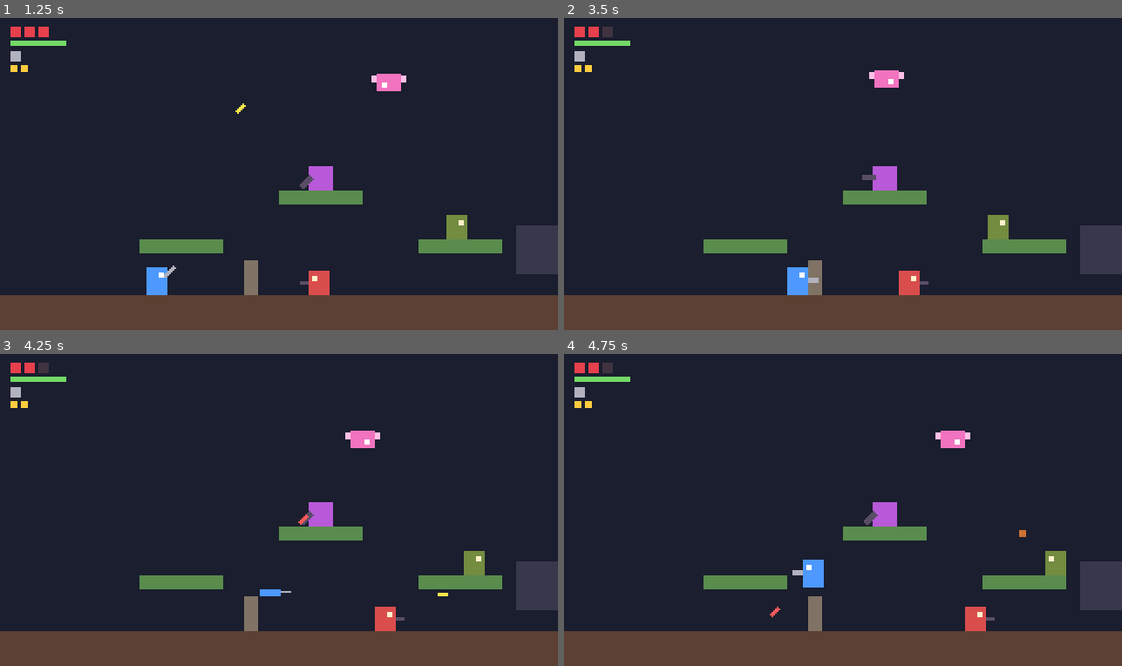
Above: before the commit, frames 1-4 (two rows, left to right).
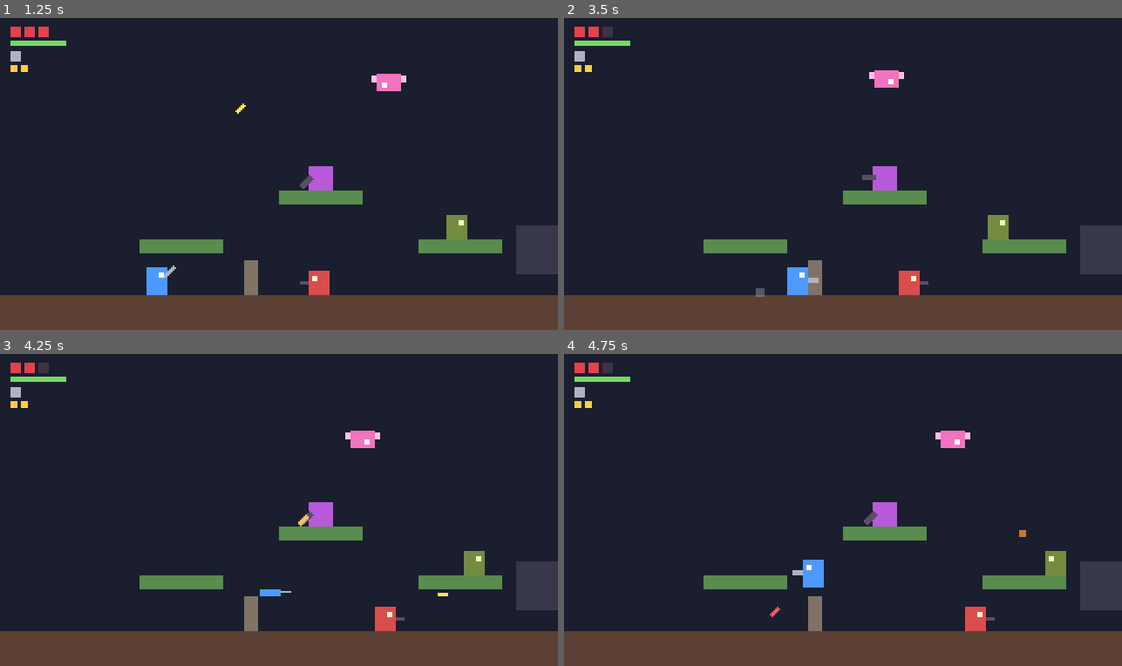
Above: after the commit, the same moments.

Repository: larrycxcx/zonebreaker-public
Game: Godot game, scene res://scenes/main.tscn
Two runs of this game, one before a commit and one after it. Both use one fixed random seed, a clock stepped at 60 frames per second and the inputs below. Sound files missing from this copy of the repository are replaced by a short silence.
Inputs (mouse positions are in pixels of both pictures, inside the frame that each line leads up to):
- Up to frame 1 (1.25 s): tap Enter at 0.5 s; move the mouse to (401, 158) at 0.52 s; hold D (move_right) from 0.53 s (still down); hold W (aim_up) from 0.53 s (still down); click (401, 158) at 0.67 s; tap Space (jump) at 0.77 s; tap J (shoot) at 0.8 s
- Up to frame 2 (3.5 s): move the mouse to (731, 189) at 1.27 s; release W (aim_up) at 1.28 s; tap J (shoot) at 1.35, 2.3 s; click (731, 189) at 1.42 s; tap Space (jump) at 1.52, 3.02 s; tap W (aim_up) at 1.55, 2.85 s; move the mouse to (898, 105) at 2.02 s; release D (move_right) at 2.03 s; hold A (move_left) 2.03-2.78 s; hold S (aim_down) 2.03-2.78 s; click (898, 105) at 2.17 s; move the mouse to (815, 236) at 2.77 s; hold D (move_right) from 2.78 s (still down); click (815, 236) at 2.92 s
- Up to frame 3 (4.25 s): keep holding D (move_right); move the mouse to (446, 556) at 3.52 s; hold Ctrl (crouch) from 3.53 s (still down); click (446, 556) at 3.67 s; tap Space (jump) at 3.77 s; tap J (shoot) at 3.8 s
- Up to frame 4 (4.75 s): move the mouse to (675, 463) at 4.27 s; release D (move_right) at 4.28 s; release Ctrl (crouch) at 4.28 s; hold A (move_left) from 4.28 s (still down); tap J (shoot) at 4.35 s; click (675, 463) at 4.42 s; tap Space (jump) at 4.52 s; tap W (aim_up) at 4.55 s

Frame 1 is identical in both runs. In frame 2, less than 0.1% of the frame differs, in the area x 34-36%, y 86-90%; in frame 3, less than 0.1%; in frame 4, nothing differs.

Commit message:
Add hit sparks and muzzle flashes (step 3)
An Fx node in the level listens to the same event bus the sounds use and
spawns short-lived placeholder effects: a flash at the muzzle along the
shot direction, a spark on whoever was hit, and a spark where a bullet
hits terrain. Gameplay code reports events only - it has no effect code
in it, and deleting the Fx node leaves the game running as before.

Shooters now record last_muzzle_position / last_shot_direction so the
flash can be placed without the effect layer knowing about weapons.

Co-Authored-By: Claude Opus 5 <noreply@anthropic.com>

Diff:
--- /dev/null
+++ b/scenes/hit_spark.tscn
@@ -0,0 +1,14 @@
+[gd_scene format=3]
+
+[ext_resource type="Script" path="res://scripts/spark.gd" id="1"]
+
+[node name="HitSpark" type="Node2D"]
+script = ExtResource("1")
+duration = 0.12
+grow = 2.2
+
+[node name="ColorRect" type="ColorRect" parent="."]
+offset_right = 4.0
+offset_bottom = 4.0
+mouse_filter = 2
+color = Color(1, 0.95, 0.6, 1)
--- /dev/null
+++ b/scenes/impact_spark.tscn
@@ -0,0 +1,14 @@
+[gd_scene format=3]
+
+[ext_resource type="Script" path="res://scripts/spark.gd" id="1"]
+
+[node name="ImpactSpark" type="Node2D"]
+script = ExtResource("1")
+duration = 0.1
+grow = 1.8
+
+[node name="ColorRect" type="ColorRect" parent="."]
+offset_right = 3.0
+offset_bottom = 3.0
+mouse_filter = 2
+color = Color(0.85, 0.85, 0.9, 0.9)
--- a/scenes/main.tscn
+++ b/scenes/main.tscn
@@ -12,6 +12,10 @@
 [ext_resource type="PackedScene" path="res://scenes/enemy_flyer.tscn" id="10"]
 [ext_resource type="PackedScene" path="res://scenes/boss_a.tscn" id="11"]
 [ext_resource type="PackedScene" path="res://scenes/enemy_walker_f.tscn" id="12"]
+[ext_resource type="Script" path="res://scripts/fx.gd" id="13"]
+[ext_resource type="PackedScene" path="res://scenes/muzzle_flash.tscn" id="14"]
+[ext_resource type="PackedScene" path="res://scenes/hit_spark.tscn" id="15"]
+[ext_resource type="PackedScene" path="res://scenes/impact_spark.tscn" id="16"]
 
 [node name="Main" type="Node2D"]
 script = ExtResource("3")
@@ -117,6 +121,12 @@
 position = Vector2(550, 144)
 high_ground = NodePath("../../Level/BossPlatform")
 
+[node name="Fx" type="Node2D" parent="."]
+script = ExtResource("13")
+muzzle_flash_scene = ExtResource("14")
+hit_spark_scene = ExtResource("15")
+impact_spark_scene = ExtResource("16")
+
 [node name="Player" parent="." instance=ExtResource("2")]
 position = Vector2(32, 152)
 
--- /dev/null
+++ b/scenes/muzzle_flash.tscn
@@ -0,0 +1,14 @@
+[gd_scene format=3]
+
+[ext_resource type="Script" path="res://scripts/spark.gd" id="1"]
+
+[node name="MuzzleFlash" type="Node2D"]
+script = ExtResource("1")
+duration = 0.06
+grow = 1.4
+
+[node name="ColorRect" type="ColorRect" parent="."]
+offset_right = 6.0
+offset_bottom = 3.0
+mouse_filter = 2
+color = Color(1, 0.9, 0.45, 1)
--- a/scripts/enemy.gd
+++ b/scripts/enemy.gd
@@ -63,8 +63,9 @@
 var health := 0
 var is_prone := false
 var aim := Aim.LEVEL
-## 最近一颗子弹的方向（测试和以后的枪口闪光可以读）。
+## 最近一颗子弹的方向和出膛点（测试和枪口闪光读它，见 fx.gd）。
 var last_shot_direction := Vector2.ZERO
+var last_muzzle_position := Vector2.ZERO
 ## 面朝方向，同时决定子弹飞行方向：-1 向左，1 向右。
 var facing := -1
 
@@ -233,8 +234,9 @@
 	var bullet := bullet_scene.instantiate() as Bullet
 	bullet.direction = _burst_direction
 	last_shot_direction = bullet.direction
+	last_muzzle_position = _muzzle_position()
 	get_parent().add_child(bullet)
-	bullet.global_position = _muzzle_position()
+	bullet.global_position = last_muzzle_position
 	shot_fired.emit()
 	GameEvents.report(shoot_event, self)
 
--- /dev/null
+++ b/scripts/fx.gd
@@ -0,0 +1,61 @@
+class_name Fx
+extends Node2D
+## 特效层：听 `GameEvents`，在对应位置生成短命的占位特效。
+##
+## 玩法代码一行都不用改——它只管报告「发生了什么」（开枪、打中、撞墙），
+## 由这里决定画什么、画在哪。特效场景在关卡里用导出属性指定，第 4 步换素材包时整套替换。
+## 特效都是纯显示的 Node2D，没有碰撞，挂在自己下面，关卡一卸载就跟着没了。
+
+## 开枪时在枪口闪一下。
+@export var muzzle_flash_scene: PackedScene
+## 子弹打中角色（玩家或敌人）时的火花。
+@export var hit_spark_scene: PackedScene
+## 子弹打在墙、地面这种实心物体上时的火花。
+@export var impact_spark_scene: PackedScene
+
+## 哪些事件算「开了一枪」。各角色开枪报告的事件名在场景里设置（`Enemy.shoot_event`），
+## 加新敌人时这里要一起加；`test_fx.gd` 会检查关卡里每个敌人的 shoot_event 都在这张表里。
+const SHOOT_EVENTS: Array[StringName] = [&"player_shoot", &"enemy_shoot", &"turret_shoot", &"flyer_shoot"]
+## 这些事件表示「有人挨打了」，在被打的那个身上画火花。
+const HIT_EVENTS: Array[StringName] = [&"enemy_hit", &"player_hurt"]
+
+
+func _ready() -> void:
+	GameEvents.event_happened.connect(_on_event)
+
+
+func _on_event(event: StringName, source: Node) -> void:
+	if source == null or not is_instance_valid(source):
+		return
+	if SHOOT_EVENTS.has(event):
+		_flash_muzzle(source)
+	elif HIT_EVENTS.has(event):
+		_spawn(hit_spark_scene, _body_center(source))
+	elif event == &"bullet_impact":
+		# 子弹撞到实心物体时报告，它自己的位置就是命中点。
+		_spawn(impact_spark_scene, (source as Node2D).global_position)
+
+
+## 枪口闪光：开枪的人自己记着这一枪从哪出膛、朝哪打（last_muzzle_position / last_shot_direction）。
+func _flash_muzzle(source: Node) -> void:
+	var position_: Vector2 = source.get(&"last_muzzle_position")
+	var direction: Vector2 = source.get(&"last_shot_direction")
+	var flash := _spawn(muzzle_flash_scene, position_)
+	if flash != null and direction != Vector2.ZERO:
+		flash.rotation = direction.angle()
+
+
+## 身体中心：玩家趴下时中心更低，有这个方法就用它。
+func _body_center(source: Node) -> Vector2:
+	if source.has_method("body_center"):
+		return source.call("body_center")
+	return (source as Node2D).global_position
+
+
+func _spawn(scene: PackedScene, position_: Vector2) -> Node2D:
+	if scene == null:
+		return null
+	var effect := scene.instantiate() as Node2D
+	add_child(effect)
+	effect.global_position = position_
+	return effect
--- a/scripts/player.gd
+++ b/scripts/player.gd
@@ -81,6 +81,9 @@
 const DROP_THROUGH_SPEED := 40.0
 
 var facing := 1
+## 最近一枪的出膛点和方向（枪口闪光等特效读它，见 fx.gd）。
+var last_muzzle_position := Vector2.ZERO
+var last_shot_direction := Vector2.RIGHT
 var health := 0
 var is_crouching := false
 var is_sprinting := false
@@ -435,7 +438,9 @@
 ## 用当前武器朝 direction 开一次火（不看冷却；_handle_shoot 先检查过了，测试也直接调它）。
 ## 所有武器都从同一套枪口出膛（见 _muzzle_position）。
 func _shoot(direction: Vector2) -> void:
-	current_slot().fire(get_parent(), _muzzle_position(direction), direction, self)
+	last_muzzle_position = _muzzle_position(direction)
+	last_shot_direction = direction
+	current_slot().fire(get_parent(), last_muzzle_position, direction, self)
 
 
 ## 出膛点。水平和正上方还用 Visual 下的老 Marker（水平枪口趴下时跟着压低，是现有高度规则的一部分，第 4 步统一迁移）；
--- /dev/null
+++ b/scripts/spark.gd
@@ -0,0 +1,21 @@
+class_name Spark
+extends Node2D
+## 命中火花和枪口闪光的占位特效：一个小方块，胀大一点再淡出，然后自己消失。
+## 一个脚本几个场景（命中火花、撞墙火花、枪口闪光），差别只在场景里的尺寸、颜色和时长。
+## 纯显示，没有碰撞，不影响任何玩法判定。
+
+## 活多久（秒）。
+@export var duration := 0.12
+## 结束时放大到几倍。1 = 不变。
+@export var grow := 2.0
+
+@onready var _rect: ColorRect = $ColorRect
+
+
+func _ready() -> void:
+	_rect.pivot_offset = _rect.size / 2.0
+	_rect.position = -_rect.size / 2.0
+	var tween := create_tween().set_parallel()
+	tween.tween_property(_rect, "scale", Vector2.ONE * grow, duration)
+	tween.tween_property(_rect, "modulate:a", 0.0, duration)
+	tween.chain().tween_callback(queue_free)
--- a/tests/run_tests.gd
+++ b/tests/run_tests.gd
@@ -26,6 +26,7 @@
 	"boss": "res://tests/test_boss.gd",
 	"boss_a": "res://tests/test_boss_a.gd",
 	"visuals": "res://tests/test_visuals.gd",
+	"fx": "res://tests/test_fx.gd",
 	"audio": "res://tests/test_audio.gd",
 }
 
--- /dev/null
+++ b/tests/test_fx.gd
@@ -0,0 +1,177 @@
+extends GameTest
+## 特效层（`Fx`）：听事件总线，在开枪、命中、撞墙的位置生成短命的占位特效。
+## 特效只管显示——不能有碰撞、不能影响任何判定，而且要自己消失掉。
+
+func fx() -> Fx:
+	return main.get_node("Fx")
+
+
+func effects() -> Array:
+	return fx().get_children()
+
+
+## 等出现一个特效，返回它；超时返回 null。
+func wait_for_effect(limit := 60) -> Node2D:
+	for i in limit:
+		await frames(1)
+		if not effects().is_empty():
+			return effects()[0]
+	return null
+
+
+func test_level_has_an_fx_layer() -> void:
+	await reset_scene()
+	check("the level has an Fx node", fx() != null)
+	check("muzzle flash assigned", fx().muzzle_flash_scene != null)
+	check("hit spark assigned", fx().hit_spark_scene != null)
+	check("impact spark assigned", fx().impact_spark_scene != null)
+	check("starts empty", effects().is_empty())
+	# 特效是纯显示的：整棵树里不许有碰撞体，否则会挡子弹、挡人
+	# 循环变量要标类型：不标的话是 Variant，下面 := 推不出类型，整个脚本都编译不过（CLAUDE.md 里记过这个坑）
+	for scene: PackedScene in [fx().muzzle_flash_scene, fx().hit_spark_scene, fx().impact_spark_scene]:
+		var effect := scene.instantiate()
+		check("%s is purely visual (no collision anywhere)" % scene.resource_path.get_file(), not has_collision(effect))
+		effect.free()
+
+
+## 这棵树里有没有碰撞体。
+func has_collision(node: Node) -> bool:
+	if node is CollisionObject2D:
+		return true
+	return node.get_children().any(func(child): return has_collision(child))
+
+
+func test_every_enemy_shoot_event_makes_a_flash() -> void:
+	# 加了新敌人却忘了把它的 shoot_event 登记到 Fx.SHOOT_EVENTS 里，它开枪就不会有枪口闪光
+	await reset_scene(true)
+	for enemy in main.get_node("Enemies").get_children():
+		if enemy.bullet_scene == null:
+			continue # 不开枪的敌人（D、F）
+		check("%s's shoot event (%s) is listed in Fx" % [enemy.name, enemy.shoot_event],
+			Fx.SHOOT_EVENTS.has(enemy.shoot_event), str(Fx.SHOOT_EVENTS))
+
+
+func test_muzzle_flash_when_the_player_fires() -> void:
+	await reset_scene()
+	player.global_position = Vector2(200, 152)
+	player.velocity = Vector2.ZERO
+	await frames(10)
+	Input.action_press("shoot")
+	var flash := await wait_for_effect()
+	Input.action_release("shoot")
+	check("firing makes a muzzle flash", flash != null)
+	if flash == null:
+		return
+	check("at the muzzle", flash.global_position.distance_to(player.last_muzzle_position) < 1.0,
+		"%s vs %s" % [flash.global_position, player.last_muzzle_position])
+	check("turned along the shot", is_equal_approx(flash.rotation, player.last_shot_direction.angle()),
+		"%.2f vs %.2f" % [flash.rotation, player.last_shot_direction.angle()])
+
+
+func test_flash_follows_the_aim() -> void:
+	await reset_scene()
+	player.global_position = Vector2(200, 152)
+	player.velocity = Vector2.ZERO
+	await frames(10)
+	Input.action_press("aim_up")
+	await frames(2)
+	Input.action_press("shoot")
+	var flash := await wait_for_effect()
+	release_all_input()
+	check("aiming up: flash points up", flash != null and is_equal_approx(flash.rotation, Vector2.UP.angle()),
+		"%.2f" % (flash.rotation if flash != null else 0.0))
+
+
+func test_impact_spark_where_a_bullet_hits_a_wall() -> void:
+	await reset_scene(false, true)
+	var wall := add_wall(300, 30)
+	player.global_position = Vector2(260, 152)
+	player.velocity = Vector2.ZERO
+	player.facing = 1
+	await frames(10)
+	player._shoot(Vector2.RIGHT)
+	var hit: Node2D = null
+	for i in 40:
+		await frames(1)
+		# 枪口闪光在玩家身上，命中火花在墙那边：按 x 挑出后者
+		for effect in effects():
+			if effect.global_position.x > wall.position.x - 6.0:
+				hit = effect
+				break
+		if hit != null:
+			break
+	check("a bullet hitting a wall makes a spark", hit != null)
+	if hit != null:
+		check("the spark is at the wall", absf(hit.global_position.x - wall.position.x) < 6.0,
+			"%.1f vs wall at %.1f" % [hit.global_position.x, wall.position.x])
+
+
+func test_hit_spark_on_the_enemy_that_was_shot() -> void:
+	await reset_scene(true)
+	keep_only_enemies(["WalkerC"])
+	var c: Enemy = main.get_node("Enemies/WalkerC")
+	c.move_speed = 0.0
+	c.max_health = 10
+	c.health = 10
+	c.global_position = Vector2(300, 153)
+	player.global_position = Vector2(240, 152)
+	player.velocity = Vector2.ZERO
+	player.facing = 1
+	await frames(10)
+	for effect in effects():
+		effect.free() # 清掉准备阶段的闪光
+	player._shoot(Vector2.RIGHT)
+	var spark: Node2D = null
+	for i in 60:
+		await frames(1)
+		for effect in effects():
+			if effect.global_position.distance_to(c.global_position) < 10.0:
+				spark = effect
+				break
+		if spark != null:
+			break
+	check("hitting an enemy makes a spark on it", spark != null, "enemy at %s" % c.global_position)
+	check("the enemy really took the hit", c.health < 10, str(c.health))
+
+
+func test_effects_clean_themselves_up() -> void:
+	await reset_scene()
+	player.global_position = Vector2(200, 152)
+	player.velocity = Vector2.ZERO
+	await frames(10)
+	Input.action_press("shoot")
+	# 闪光只活 0.06 秒（约 4 帧），射速 0.15 秒一发，所以要边打边看，不能打完再数
+	var seen := false
+	for i in 30:
+		await frames(1)
+		seen = seen or not effects().is_empty()
+	Input.action_release("shoot")
+	check("setup: effects were spawned", seen)
+	for i in 90:
+		await frames(1)
+		if effects().is_empty():
+			break
+	check("they all disappear on their own", effects().is_empty(), "%d left" % effects().size())
+
+
+func test_effects_do_not_touch_gameplay() -> void:
+	# 特效层只是听众：把它摘掉，玩法（子弹、伤害）一模一样
+	await reset_scene(true)
+	keep_only_enemies(["WalkerC"])
+	var c: Enemy = main.get_node("Enemies/WalkerC")
+	c.move_speed = 0.0
+	c.global_position = Vector2(300, 153)
+	fx().queue_free()
+	await frames(2)
+	player.global_position = Vector2(240, 152)
+	player.velocity = Vector2.ZERO
+	player.facing = 1
+	await frames(10)
+	var before := c.health
+	player._shoot(Vector2.RIGHT)
+	for i in 40:
+		await frames(1)
+		if not is_instance_valid(c) or c.health < before:
+			break
+	check("without the Fx layer the shot still hits", not is_instance_valid(c) or c.health < before,
+		str(c.health) if is_instance_valid(c) else "dead")
Not shown, added: scripts/fx.gd.uid
Not shown, added: scripts/spark.gd.uid
